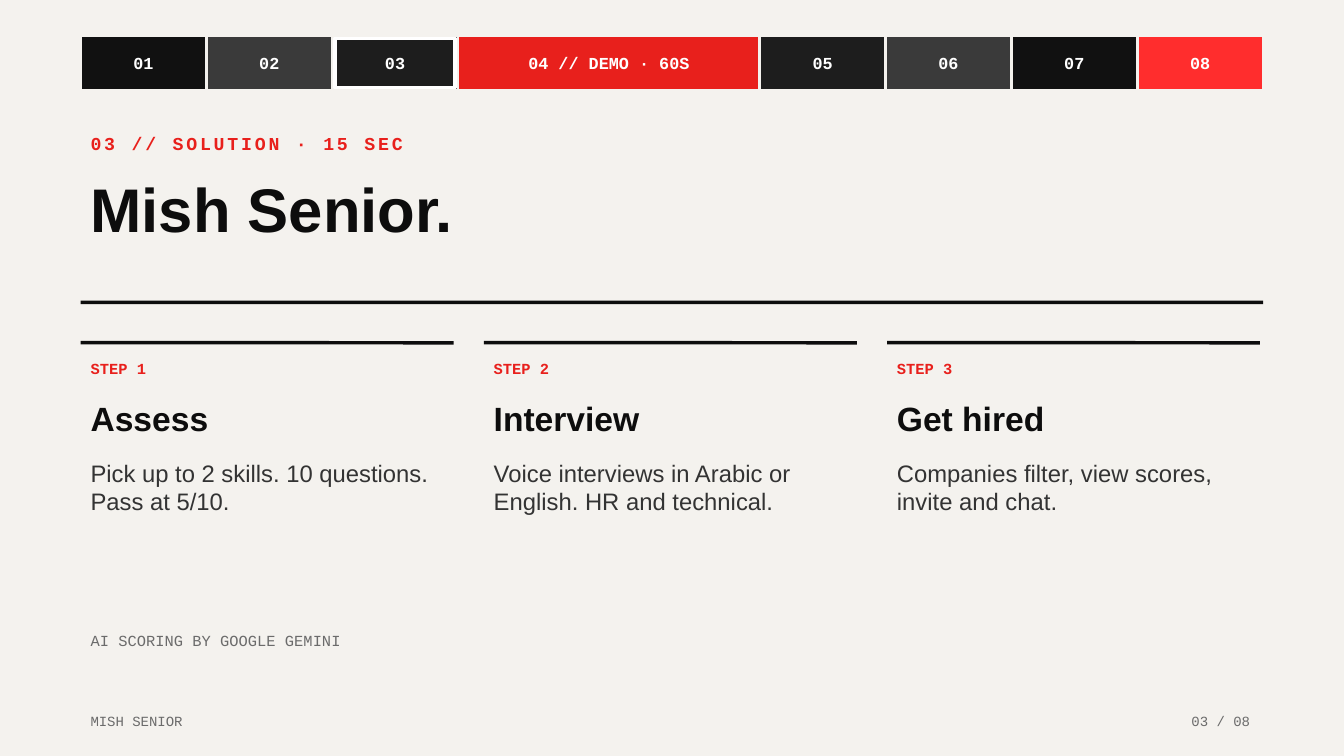
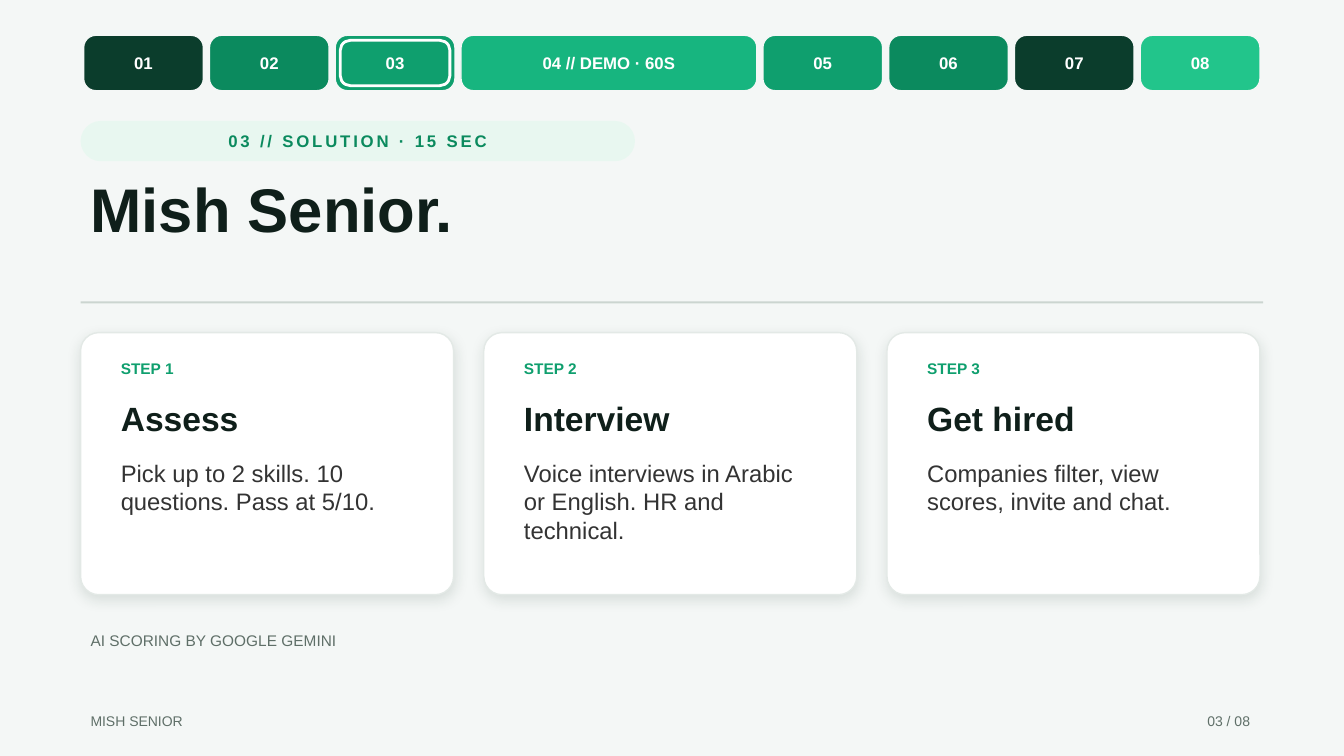
Before and after one commit to dana-alamm/MobilePhonyModes, a slide deck: slide 3 of presentation/Mish-Senior-Pitch.pptx. Drawn at 1344x756 pixels with LibreOffice and Linux fonts; fonts in the diff are those of the drawing. Boxes give left, top, right and bottom in pixels: in the first picture for what was removed or moved away, otherwise in the second. Text is boxed around its words. In the diff, an @@ line names an element or a change of style, - is before the commit and + after.

```diff
--- a/presentation/Mish-Senior-Pitch.pptx
+++ b/presentation/Mish-Senior-Pitch.pptx
@@ background #F4F2EE to #F4F7F6 @@
@@ rounded rectangle at <box>84,35,204,91</box>: rectangle to rounded rectangle; fill #111111 to #0B3D2C; outline #F4F2EE 2 pt to #F4F7F6 1 pt @@
@@ rounded rectangle at <box>210,35,330,91</box>: rectangle to rounded rectangle; fill #3A3A3A to #0B8A5E; outline #F4F2EE 2 pt to #F4F7F6 1 pt @@
@@ rounded rectangle at <box>336,35,456,91</box>: rectangle to rounded rectangle; fill #1D1D1D to #0F9F6E; outline #F4F2EE 2 pt to #F4F7F6 1 pt @@
@@ rounded rectangle: place and size @@
-rounded rectangle at <box>336,38,456,88</box>
+rounded rectangle at <box>341,40,451,86</box>
@@ rounded rectangle at <box>341,40,451,86</box>: rectangle to rounded rectangle; outline #FFFFFF 2.5 pt to #FFFFFF 2 pt @@
@@ rounded rectangle at <box>461,35,756,91</box>: rectangle to rounded rectangle; fill #E8201C to #17B57F; outline #F4F2EE 2 pt to #F4F7F6 1 pt @@
@@ rounded rectangle at <box>763,35,883,91</box>: rectangle to rounded rectangle; fill #1D1D1D to #0F9F6E; outline #F4F2EE 2 pt to #F4F7F6 1 pt @@
@@ rounded rectangle at <box>889,35,1009,91</box>: rectangle to rounded rectangle; fill #3A3A3A to #0B8A5E; outline #F4F2EE 2 pt to #F4F7F6 1 pt @@
@@ rounded rectangle at <box>1014,35,1134,91</box>: rectangle to rounded rectangle; fill #111111 to #0B3D2C; outline #F4F2EE 2 pt to #F4F7F6 1 pt @@
@@ font Courier New to Arial in 8 elements at <box>134,57,153,69</box>, <box>260,57,279,69</box>, <box>386,57,405,69</box>, <box>543,57,675,69</box>, <box>813,57,832,69</box>, <box>939,57,958,69</box>, <box>1065,57,1084,69</box>, <box>1191,57,1210,69</box> @@
@@ rounded rectangle at <box>1140,35,1260,91</box>: rectangle to rounded rectangle; fill #FF2D2D to #22C58B; outline #F4F2EE 2 pt to #F4F7F6 1 pt @@
@@ rounded rectangle "03 // SOLUTION · 15 ...": place and size @@
-rounded rectangle "03 // SOLUTION · 15 ..." at <box>91,138,402,150</box>
+rounded rectangle "03 // SOLUTION · 15 ..." at <box>81,121,635,161</box>
@@ rounded rectangle "03 // SOLUTION · 15 ..." at <box>81,121,635,161</box>: size 13 to 12 pt, font Courier New to Arial, text colour #E8201C to #0B8A5E; alignment left to centre; fill none to #E8F7F0 @@
@@ line (81, 302) - (1263, 302): stroke #0D0D0D 2.5 pt to #CBD5D0 1.5 pt @@
@@ line removed from (81, 343) to (454, 343) @@
@@ rounded rectangle added at <box>81,333,454,595</box>, fill #FFFFFF, outline #E3E9E6 1 pt @@
@@ text "STEP 1": place and size @@
-text "STEP 1" at <box>91,363,146,374</box>
+text "STEP 1" at <box>121,363,174,374</box>
@@ line removed from (484, 343) to (857, 343) @@
@@ rounded rectangle added at <box>484,333,857,595</box>, fill #FFFFFF, outline #E3E9E6 1 pt @@
@@ text "STEP 2": place and size @@
-text "STEP 2" at <box>494,363,549,374</box>
+text "STEP 2" at <box>524,363,577,374</box>
@@ line removed from (887, 343) to (1260, 343) @@
@@ rounded rectangle added at <box>887,333,1260,595</box>, fill #FFFFFF, outline #E3E9E6 1 pt @@
@@ font Courier New to Arial, text colour #E8201C to #0F9F6E in 3 elements at <box>121,363,174,374</box>, <box>524,363,577,374</box>, <box>927,363,980,374</box> @@
@@ text "STEP 3": place and size @@
-text "STEP 3" at <box>897,363,952,374</box>
+text "STEP 3" at <box>927,363,980,374</box>
@@ text "Assess": place and size @@
-text "Assess" at <box>91,408,209,432</box>
+text "Assess" at <box>121,408,239,432</box>
@@ text colour #0D0D0D to #0F1F1A in 4 elements at <box>91,187,453,233</box>, <box>121,408,239,432</box>, <box>927,406,1074,432</box>, <box>524,406,670,432</box> @@
@@ text "Interview": place and size @@
-text "Interview" at <box>494,406,640,432</box>
+text "Interview" at <box>524,406,670,432</box>
@@ text "Get hired": place and size @@
-text "Get hired" at <box>897,406,1044,432</box>
+text "Get hired" at <box>927,406,1074,432</box>
@@ text "Pick up to 2 skills. ..." rewrapped from <box>91,464,428,511</box> to <box>121,464,375,515</box> @@
@@ text "Voice interviews in Arabic or ..." rewrapped from <box>494,464,790,515</box> to <box>524,464,793,540</box> @@
@@ text "Companies filter, view scores, invite ..." rewrapped from <box>897,464,1212,511</box> to <box>927,464,1171,513</box> @@
@@ font Courier New to Arial, text colour #6B6B6B to #5F6F68 in 3 elements at <box>91,716,182,726</box>, <box>1207,716,1250,726</box>, <box>91,635,336,646</box> @@
```
Also in this commit, not shown: 7 other slides changed, 2 other files.
